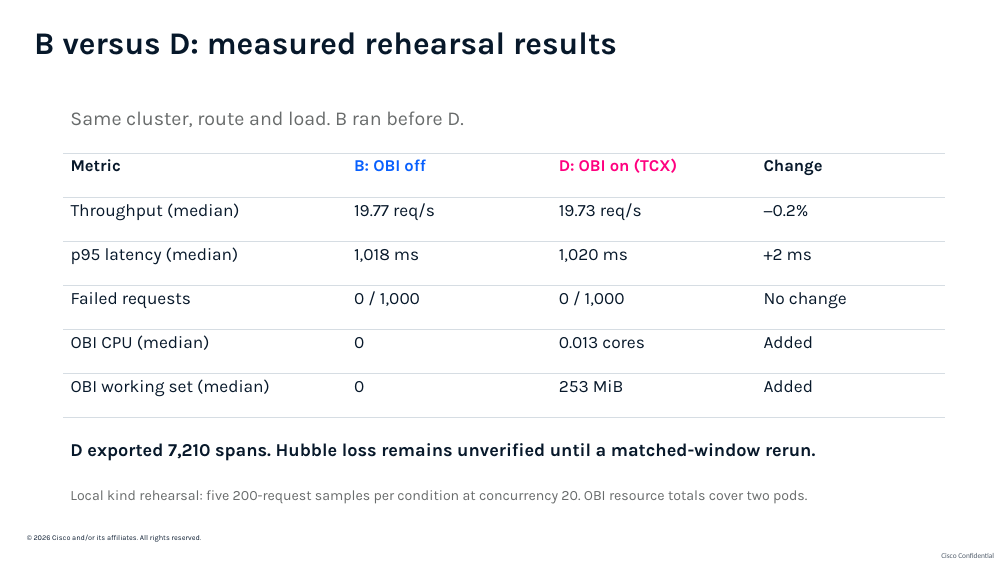
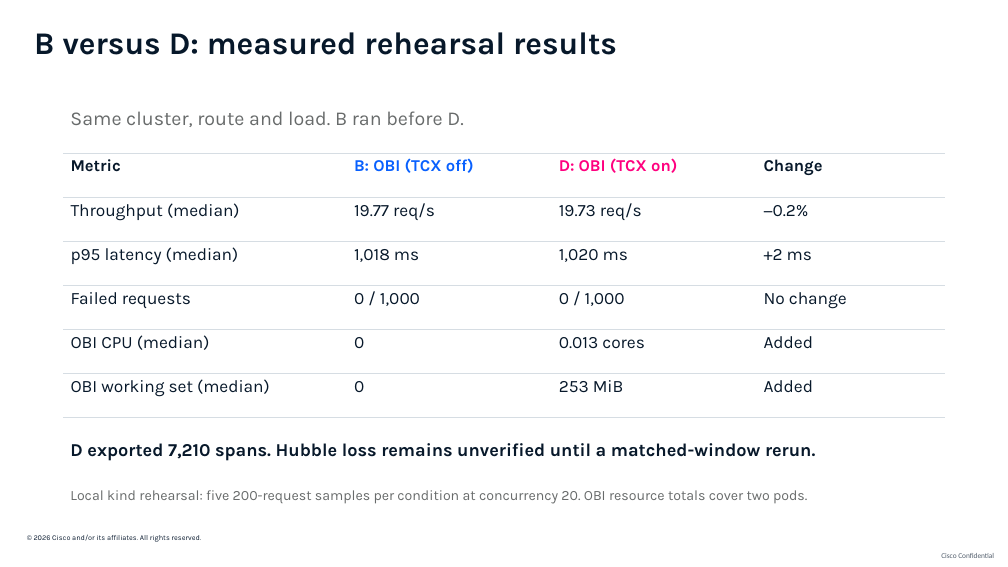
Before and after one commit to ajimenez1503/cilium-obi-demo, a slide deck: slide 26 of slides/cilium-obi-session-deck-latest.pptx (slide 25 before the commit). Drawn at 1008x567 pixels with LibreOffice and Linux fonts; fonts in the diff are those of the drawing; background and template pictures are left out. Boxes give left, top, right and bottom in pixels: in the first picture for what was removed or moved away, otherwise in the second. Text is boxed around its words. In the diff, an @@ line names an element or a change of style, - is before the commit and + after.

```diff
--- a/slides/cilium-obi-session-deck-latest.pptx
+++ b/slides/cilium-obi-session-deck-latest.pptx
@@ table at (63,153,945,417) @@
-row 1, column 2: B: OBI off
+row 1, column 2: B: OBI (TCX off)
-row 1, column 3: D: OBI on (TCX)
+row 1, column 3: D: OBI (TCX on)
```
Also in this commit, not shown: 8 other slides changed, 2 slides added, 1 slide removed.
